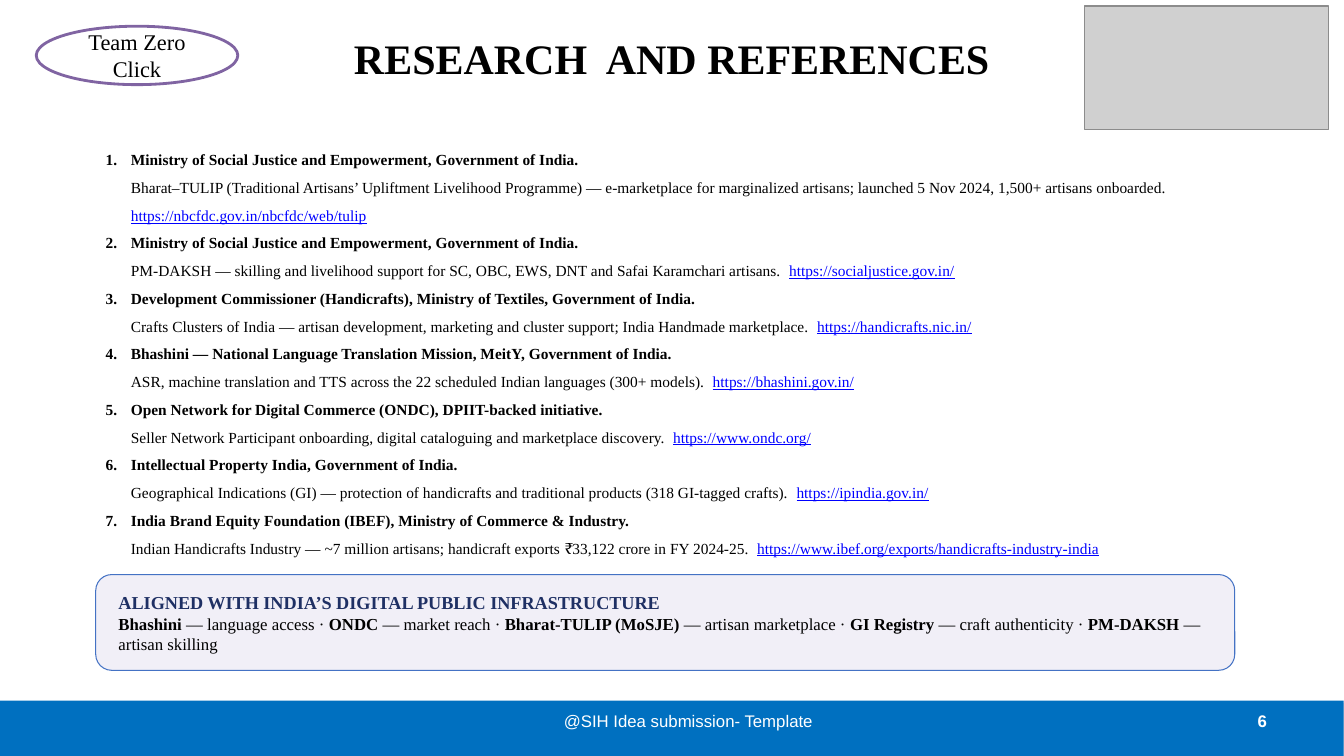
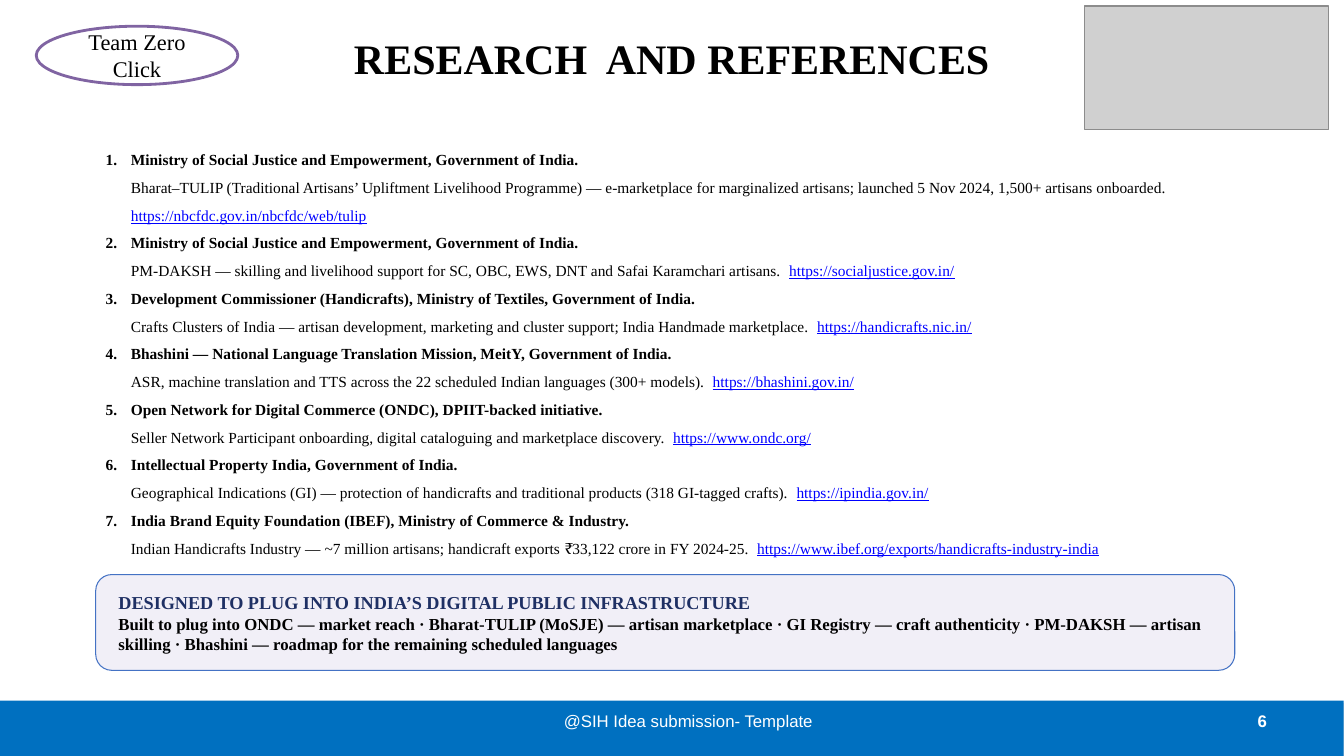
Before and after one commit to yogeshwardev/SIH-project, a slide deck: slide 6 of SIH2026_FINAL.pptx. Drawn at 1344x756 pixels with LibreOffice and Linux fonts; fonts in the diff are those of the drawing; grey boxes stand for pictures. Boxes give left, top, right and bottom in pixels: in the first picture for what was removed or moved away, otherwise in the second. Text is boxed around its words. In the diff, an @@ line names an element or a change of style, - is before the commit and + after.

```diff
--- a/SIH2026_FINAL.pptx
+++ b/SIH2026_FINAL.pptx
@@ text in rounded rectangle at <box>118,597,1201,654</box>: text changed @@
-ALIGNED WITH INDIA’S DIGITAL PUBLIC INFRASTRUCTURE
-Bhashini — language access · ONDC — market reach · Bharat-TULIP (MoSJE) — artisan marketplace · GI Registry — craft authenticity · PM-DAKSH — artisan skilling
+DESIGNED TO PLUG INTO INDIA’S DIGITAL PUBLIC INFRASTRUCTURE
+Built to plug into ONDC — market reach · Bharat-TULIP (MoSJE) — artisan marketplace · GI Registry — craft authenticity · PM-DAKSH — artisan skilling · Bhashini — roadmap for the remaining scheduled languages
```
Also in this commit, not shown: 4 other slides changed, 8 other files.
